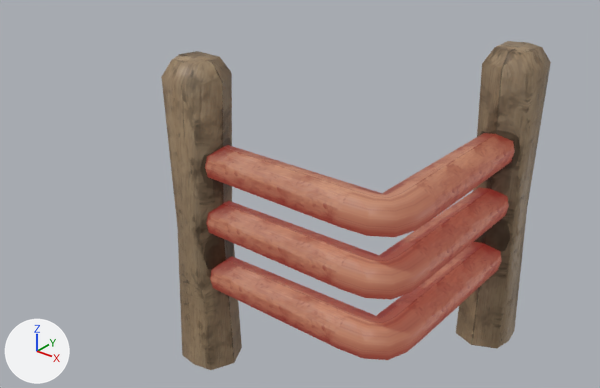
What one commit did to the FBX model Assets/Projeto/Assets/fbx/Cenario/grade/gradecurvada_.fbx.
Both versions are drawn from a 50 mm lens placed at (1.88, -0.15, 3.26), pointed at (-1.17, 3.65, 0.91). Lighting does not change. The marker at lower left points along +X, +Y and +Z. The first picture is the older version. Where no turn or scale is listed for an object, it has been applied to the vertices.
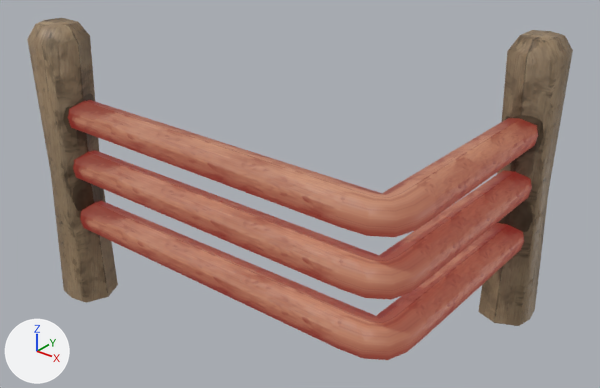
Boxes [x1, y1, x2, y2] around the edits, measured in the pictures (600 x 388 px; the box of a moved part takes in the faces that stretch with it):
'Cube.002', reshaped (40% wider): before [161, 41, 551, 370]; after [27, 18, 573, 360]
part 1 of me_cube_003, moved or reshaped: before [456, 41, 551, 348]; after [478, 30, 573, 326]
part 2 of me_cube_003, moved or reshaped: before [161, 51, 242, 370]; after [27, 18, 118, 303]
part 3 of me_cube_003, moved or reshaped: before [391, 133, 515, 340]; after [391, 118, 538, 340]
part 4 of me_cube_003, moved or reshaped: before [205, 145, 366, 348]; after [68, 100, 366, 348]

What changed in the scene script:
```text
Change me_cube_003:
    used by ob_cube_002; location = (-0.489, 3.384, 1.183)
    remove me_cube_003.from_pydata(...)  # 234 vertices, 200 faces; spans x -0.95..0.66, y -0.68..0.95, z -1.11..0.8
    add me_cube_003.from_pydata(...)  # 234 vertices, 200 faces; spans x -2.15..0.66, y -0.68..1.26, z -1.11..0.8
    me_cube_003 part 1: the loose piece of 33 vertices spanning x 0.32..0.66, y 0.57..0.95, z -1.11..0.8 is moved by (0.0, 0.31, 0.0)
    me_cube_003 part 2: the loose piece of 33 vertices spanning x -0.95..-0.57, y -0.68..-0.35, z -1.11..0.8 is moved by (-1.2, 0.0, 0.0)
    me_cube_003 part 3: all 24 vertices in x 0.39..0.59, y 0.7, z -0.58..0.33 are moved by (0.0, 0.31, 0.0)
    me_cube_003 part 4: all 24 vertices in x -0.7, y -0.62..-0.42, z -0.58..0.33 are moved by (-1.2, 0.0, 0.0)
```
